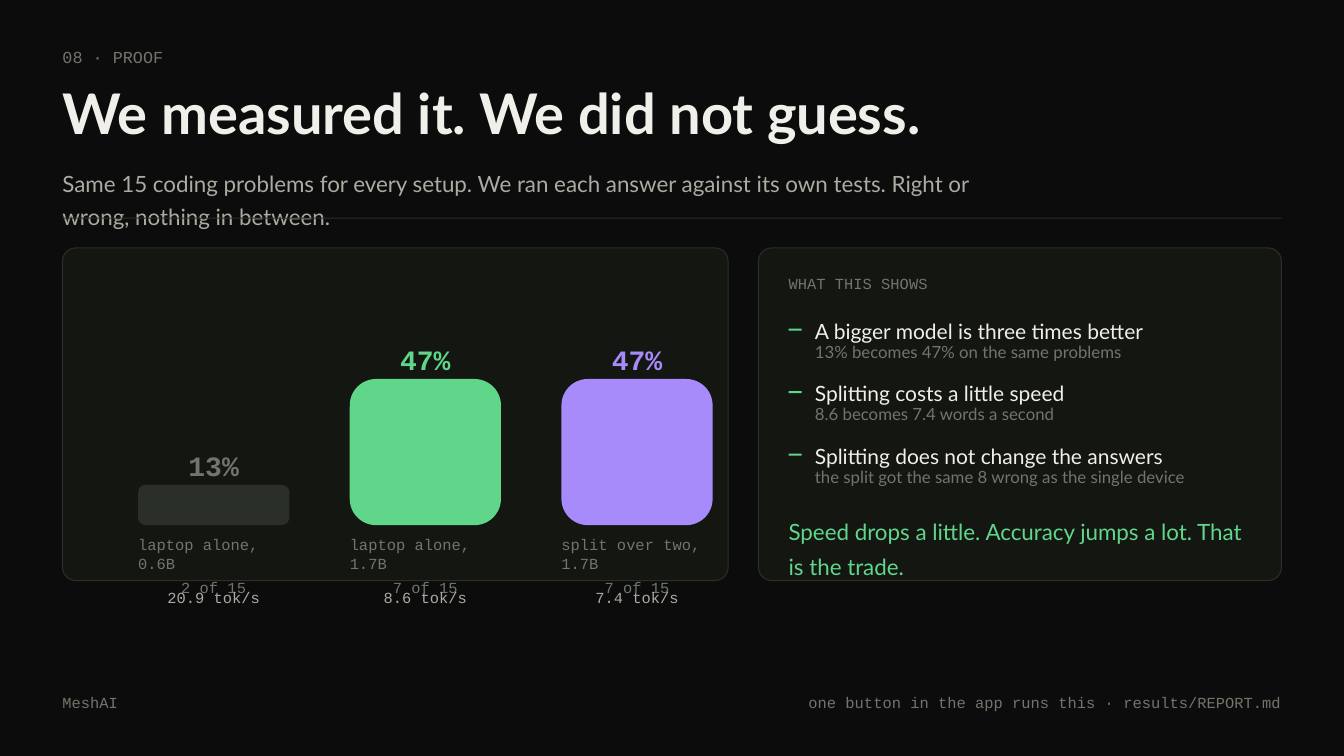
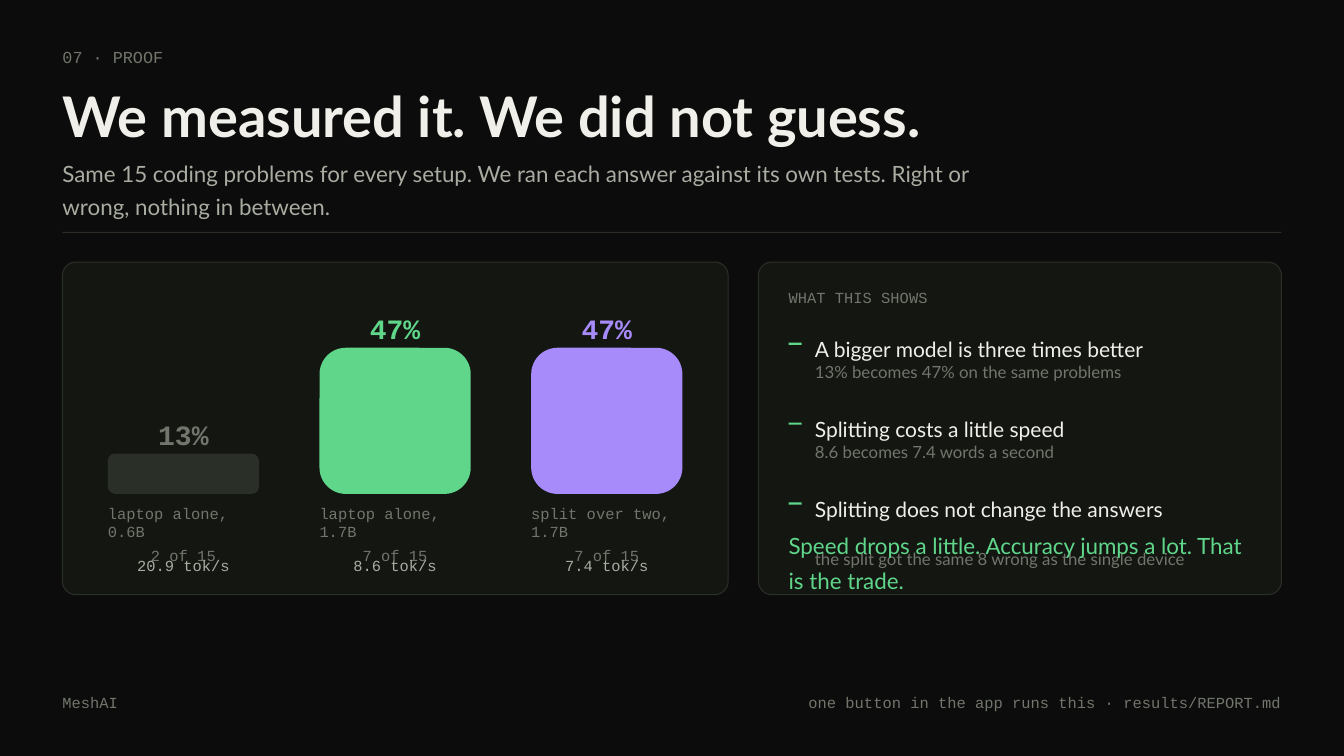
Before and after one commit to prajwal-gunnala/maynards, a slide deck: slide 8 of docs/deck-editable/MeshAI_Deck.pptx (slide 9 before the commit). Drawn at 1344x756 pixels with LibreOffice and Linux fonts; fonts in the diff are those of the drawing. Boxes give left, top, right and bottom in pixels: in the first picture for what was removed or moved away, otherwise in the second. Text is boxed around its words. In the diff, an @@ line names an element or a change of style, - is before the commit and + after.

Commit message:
deck: twelve slides, and a layout that survives its own words
An audit of every rendered slide found the same three causes behind almost
every defect: the header assumed a title never wrapped, the bullet helper
advanced by a fixed step whether or not a line wrapped, and every caller
hard-coded the position of whatever came next. All three now measure the text
before placing the next thing, so a longer sentence pushes what follows down
instead of printing on top of it.

Cut from fifteen to twelve. Why it is hard folded into what we fixed, because
it is one story: the link is the constraint, and here is what we did. Who it
is for moved onto the business slide, where the buyer already was.

The business leads with the fleet now: people hand over a phone they no
longer use, we rack it and pay them, and what a customer buys is memory,
priced by how big a model they want to hold. Their own devices and licensing
to a phone maker stay, as the other two ways.

And the limits slide says something useful instead of apologising: when to
use it, and when not to.

```diff
--- a/docs/deck-editable/MeshAI_Deck.pptx
+++ b/docs/deck-editable/MeshAI_Deck.pptx
@@ text at (62,52,163,63): text changed @@
-08 · PROOF
+07 · PROOF
@@ text "We measured it. We did ..." at (62,95,920,147): line spacing 1 to 1.05 @@
@@ text "Same 15 coding problems for ...": place and size @@
-text "Same 15 coding problems for ..." at (62,175,969,229)
+text "Same 15 coding problems for ..." at (62,165,969,219)
@@ 9 texts, 3 rounded rectangles: place and size @@
-9 texts, 3 rounded rectangles at (138,351,713,603)
+9 texts, 3 rounded rectangles at (108,320,683,571)
@@ 4 texts, 2 rectangles, 2 rounded rectangles: place and size @@
-4 texts, 2 rectangles, 2 rounded rectangles at (63,218,1281,581)
+4 texts, 2 rectangles, 2 rounded rectangles at (63,232,1281,595)
@@ text "Splitting costs a little speed": place and size @@
-text "Splitting costs a little speed" at (815,385,1065,405)
+text "Splitting costs a little speed" at (815,421,1065,441)
@@ rectangle: place and size @@
-rectangle at (788,391,802,393)
+rectangle at (788,422,802,424)
@@ text "8.6 becomes 7.4 words a ...": place and size @@
-text "8.6 becomes 7.4 words a ..." at (815,408,1054,420)
+text "8.6 becomes 7.4 words a ..." at (815,446,1054,458)
@@ rectangle: place and size @@
-rectangle at (788,454,802,456)
+rectangle at (788,503,802,505)
@@ text "Splitting does not change the ...": place and size @@
-text "Splitting does not change the ..." at (815,448,1162,468)
+text "Splitting does not change the ..." at (815,501,1162,521)
@@ line spacing 1 to 1.15 in 6 elements at (815,341,1143,361), (815,366,1121,381), (815,421,1065,441), (815,446,1054,458), (815,501,1162,521), (815,551,1185,568) @@
@@ text "the split got the same ...": place and size @@
-text "the split got the same ..." at (815,471,1185,486)
+text "the split got the same ..." at (815,551,1185,568)
```
Also in this commit, not shown: 9 other slides changed, 2 slides added, 5 slides removed, 1 other file.
